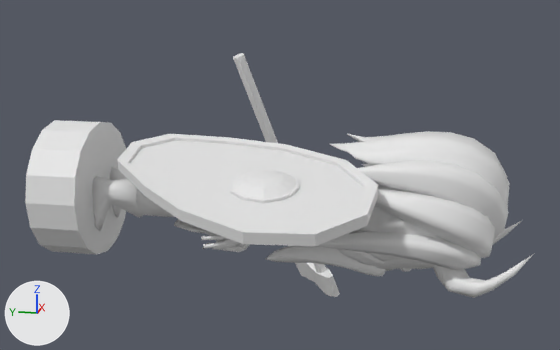
The glTF model NeatDiggers/NeatDiggers/StaticFiles/models/jupiter.glb as it was, and as the next commit left it.
One viewpoint serves both versions: a camera (50 mm lens) standing at (-2.779, -0.848, 0.781) and looking at (0.153, -0.262, 0.048). The axes (+X, +Y, +Z) are drawn at lower left. The lights are the same throughout. Vertices at the same position are counted once.

The first picture shows 'BODY.004'.
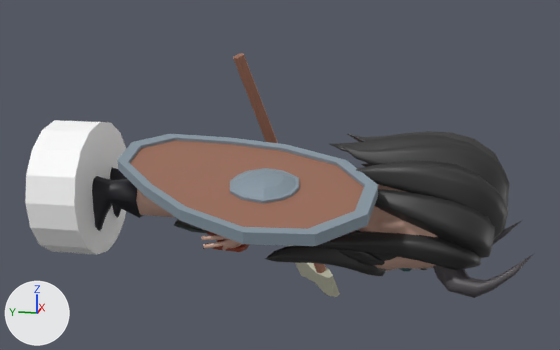
Changed parts and their boxes [x1, y1, x2, y2] in the pictures (560 x 350 px):
'BODY.004', surface changed: [25, 53, 533, 298] in both

What changed in the scene script:
```text
Add img_pattertn:
    img_pattertn = load_image('pattertn', '_unpacked/pattertn', 603, 360, 'sRGB')
Change mat_material:
    where n2 = _N.new('ShaderNodeMix'); n2.name = 'Mix'
    remove n2.inputs[7].default_value = (0.8, 0.8, 0.8, 1.0)  # 'B', white #e7e7e7
    add n4 = _N.new('ShaderNodeTexImage'); n4.name = 'Image Texture'
    add n4.image = img_pattertn
    where n3 = _N.new('ShaderNodeVertexColor'); n3.name = 'Color Attribute'
    remove _L.new(n3.outputs[0], n2.inputs[6])  # 'Color' to 'A'
    add _L.new(n3.outputs[0], n2.inputs[7])  # 'Color' to 'B'
    add _L.new(n4.outputs[0], n2.inputs[6])  # 'Color' to 'A'
Change me_plane_003:
    used by ob_body_004; location = (0.0, 0.0, 0.0)
    remove me_plane_003.from_pydata(...)  # 2991 vertices, 5624 faces; spans x -0.64..0.9, y -1.2..0.61, z -0.66..0.51
    add me_plane_003.from_pydata(...)  # 3033 vertices, 5694 faces; spans x -0.64..0.9, y -1.2..0.61, z -0.66..0.51
    me_plane_003 part 1: 5624 kept faces spanning x -0.64..0.9, y -1.2..0.61, z -0.66..0.51 get new texture (UV) coordinates
```
